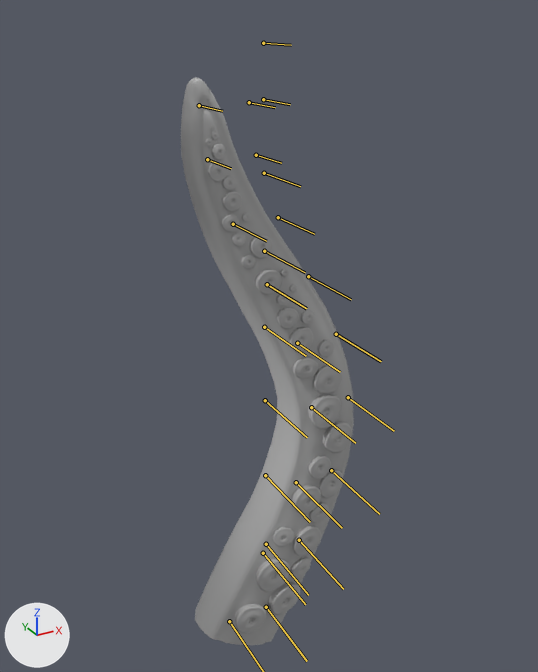
Two versions of the FBX model VR_2024/Assets/Animations/Tentacle/TentacleIdelAnim.fbx, one commit apart.
Rendered twice from a 50 mm camera at (-0.0706, -0.1295, 0.1409) aimed at (0.0023, 0.0031, 0.0746). The lights are fixed; the arrows at lower left show +X, +Y and +Z. Both versions are drawn at frame 20 of the action 'Take 001'; the numbers are the values there. The bones that bend it are drawn over the model as lines.

Objects in the first picture: 'KrakenGeo'.
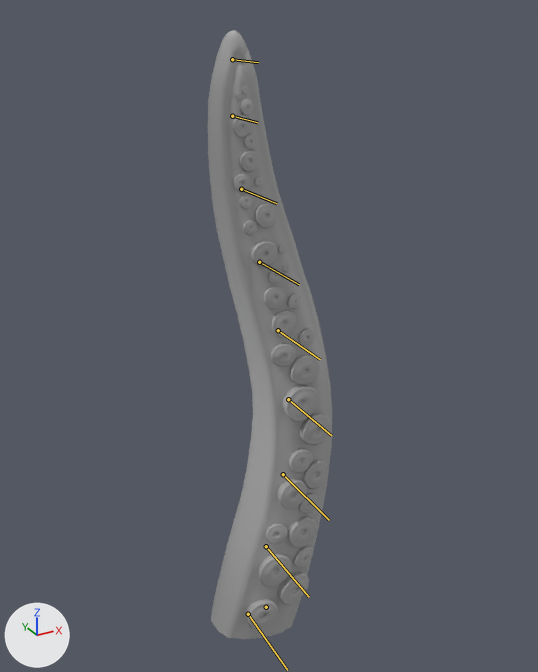
Where the change shows, as pixel boxes [x1, y1, x2, y2] in the pictures (538 x 672 px):
'KrakenGeo', posed (28% narrower, 7% taller)
    before: [181, 77, 354, 645]
    after: [208, 30, 332, 639]
bone 'RK_Jnt_03', root to tip
    before: (296, 482) to (342, 528)
    after: (283, 474) to (329, 520)
bone 'RK_Jnt_04', root to tip
    before: (311, 407) to (355, 443)
    after: (288, 399) to (331, 435)
bone 'RK_Jnt_05', root to tip
    before: (297, 343) to (340, 372)
    after: (278, 330) to (320, 359)
bone 'RK_Jnt_06', root to tip
    before: (267, 284) to (306, 308)
    after: (259, 262) to (299, 284)
bone 'RK_Jnt_08', root to tip
    before: (207, 159) to (231, 168)
    after: (232, 116) to (257, 122)

The change in detail:
Bone 'RK_Jnt_01' (bone_rk_jnt_01) moves from (0.0, 0.0, -1.04) to (0.0, 0.0, -0.52).
Bone 'RK_Jnt_01' (bone_rk_jnt_01) turns from (0, -29, 0) to (0, -15, 0) degrees about its own x, y and z.
Bone 'RK_Jnt_03' (bone_rk_jnt_03) turns from (0, 16, 0) to (0, 10, 0) degrees about its own x, y and z.
Bone 'RK_Jnt_04' (bone_rk_jnt_04) turns from (0, 24, 0) to (0, 12, 0) degrees about its own x, y and z.
Bone 'RK_Jnt_05' (bone_rk_jnt_05) turns from (0, 14, 0) to (0, 6, 0) degrees about its own x, y and z.
Bone 'RK_Jnt_06' (bone_rk_jnt_06) turns from (0, 2, 0) to (0, -1, 0) degrees about its own x, y and z.
Bone 'RK_Jnt_08' (bone_rk_jnt_08) turns from (0, -13, 0) to (0, -8, 0) degrees about its own x, y and z.
